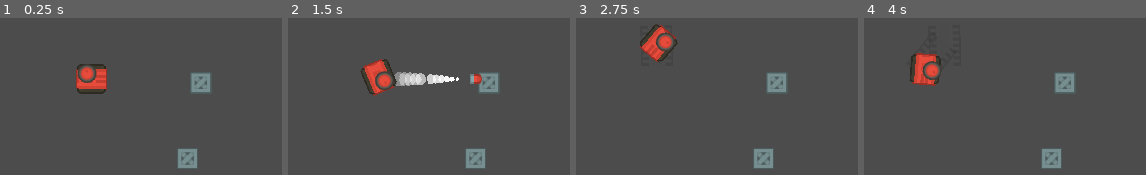
Above: before the commit, frames 1-4 (left to right).
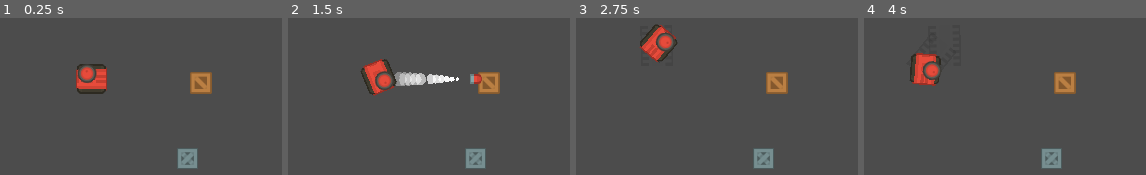
Above: after the commit, the same moments.

Repository: RuanSR/rogue-tank-game
Game: Godot game, scene res://src/Levels/TestLevel/View/TestArea.tscn
Same seed, same stepped clock (60 frames per second), same inputs: the game is played once before the commit and once after it. The engine's default icon, where the game draws it, is replaced by a stand-in: a white triangle on a blue panel in a dark square.
Inputs (mouse positions are in pixels of both pictures, inside the frame that each line leads up to):
- Up to frame 1 (0.25 s): no input
- Up to frame 2 (1.5 s): tap Enter at 0.5 s; move the mouse to (outside the picture) at 0.52 s; hold Right (ui_right) 0.53-1.28 s; tap Space at 1.25 s; move the mouse to (440, 116) at 1.27 s; hold Down (ui_down) from 1.28 s (still down)
- Up to frame 3 (2.75 s): move the mouse to (outside the picture) at 2.02 s; release Down (ui_down) at 2.03 s; hold Right (ui_right) from 2.03 s (still down)
- Up to frame 4 (4 s): tap Enter at 2.75 s; move the mouse to (outside the picture) at 2.77 s; release Right (ui_right) at 2.78 s; hold Up (ui_up) 2.78-3.53 s; move the mouse to (outside the picture) at 3.52 s; hold Left (ui_left) from 3.53 s (still down)

The runs differ from the first frame. In frame 1, 1.1% of the frame differs, in the area x 67-76%, y 34-49%; in frame 2, 1.0%; in frame 3, 1.1%; in frame 4, 1.1%.

Commit message:
feat: Adicionou modo editor hint para cena crate

Diff:
--- a/src/Levels/TestLevel/View/TestArea.tscn
+++ b/src/Levels/TestLevel/View/TestArea.tscn
@@ -1,6 +1,7 @@
-[gd_scene load_steps=4 format=2]
+[gd_scene load_steps=5 format=2]
 
 [ext_resource path="res://src/Modules/PlayerTank/View/PlayerTank.tscn" type="PackedScene" id=1]
+[ext_resource path="res://src/Modules/@World/Objects/Crate/@Assets/crateWood.png" type="Texture" id=2]
 [ext_resource path="res://src/Modules/@World/Objects/Crate/Crate.tscn" type="PackedScene" id=4]
 
 [sub_resource type="RectangleShape2D" id=1]
@@ -35,6 +36,10 @@
 
 [node name="Crate2" parent="." instance=ExtResource( 4 )]
 position = Vector2( 354, 384 )
+selected_skin_index = 1
+
+[node name="CrateSprite" parent="Crate2" index="1"]
+texture = ExtResource( 2 )
 
 [node name="PlayerTank" parent="." instance=ExtResource( 1 )]
 position = Vector2( 231, 282 )
--- a/src/Modules/@World/Objects/Crate/Crate.tscn
+++ b/src/Modules/@World/Objects/Crate/Crate.tscn
@@ -1,6 +1,7 @@
-[gd_scene load_steps=4 format=2]
+[gd_scene load_steps=5 format=2]
 
 [ext_resource path="res://src/Modules/Managers/SkinManager/SkinManager.tscn" type="PackedScene" id=1]
+[ext_resource path="res://src/Modules/@World/Objects/Crate/@Assets/crateMetal.png" type="Texture" id=2]
 [ext_resource path="res://src/Modules/@World/Objects/Crate/crate.gd" type="Script" id=3]
 
 [sub_resource type="RectangleShape2D" id=1]
@@ -13,7 +14,6 @@
 "_edit_group_": true
 }
 path_skins = "res://src/Modules/@World/Objects/Crate/@Assets/"
-selected_skin_index = 1
 
 [node name="CrateStaticBody" type="StaticBody2D" parent="."]
 collision_layer = 4
@@ -23,5 +23,6 @@
 shape = SubResource( 1 )
 
 [node name="CrateSprite" type="Sprite" parent="."]
+texture = ExtResource( 2 )
 
 [node name="SkinManager" parent="." instance=ExtResource( 1 )]
--- a/src/Modules/@World/Objects/Crate/crate.gd
+++ b/src/Modules/@World/Objects/Crate/crate.gd
@@ -1,7 +1,16 @@
+tool
 extends Node2D
 
 export var path_skins: String
-export var selected_skin_index: int = 0
+export var selected_skin_index: int = 0 setget set_selected_skin_index
 
 func _ready():
 	$CrateSprite.set_texture($SkinManager.get_sprite_texture())
+	pass
+
+func set_selected_skin_index(value):
+	selected_skin_index = value
+	$CrateSprite.set_texture($SkinManager.get_sprite_texture())
+
+	if (Engine.is_editor_hint()):
+		update()
--- a/src/Modules/Managers/SkinManager/skin_manager.gd
+++ b/src/Modules/Managers/SkinManager/skin_manager.gd
@@ -1,5 +1,5 @@
-class_name SkinManager
-extends Node2D
+tool
+class_name SkinManager extends Node2D
 
 export var file_extension: String = ".png" setget set_file_extension
 export var _default_texture: Texture
@@ -13,8 +13,15 @@
 var _list_of_paths: Array = []
 var _list_of_name_textures: Array = []
 
+func _ready():
+	_get_parent_path_skins()
+	_get_parent_selected_skin_index()
+	_dynamic_load_skins(path_skins)
 
-func _ready():
+	_set_selected_texture()
+	_set_selected_texture_name()
+
+func _load_texture() -> void:
 	_get_parent_path_skins()
 	_get_parent_selected_skin_index()
 	_dynamic_load_skins(path_skins)
@@ -88,4 +95,8 @@
 	sprite.set_texture(selected_texture)
 
 func get_sprite_texture() -> Texture:
+	_load_texture()
 	return selected_texture;
+
+func set_index_of_texture():
+	_load_texture()
